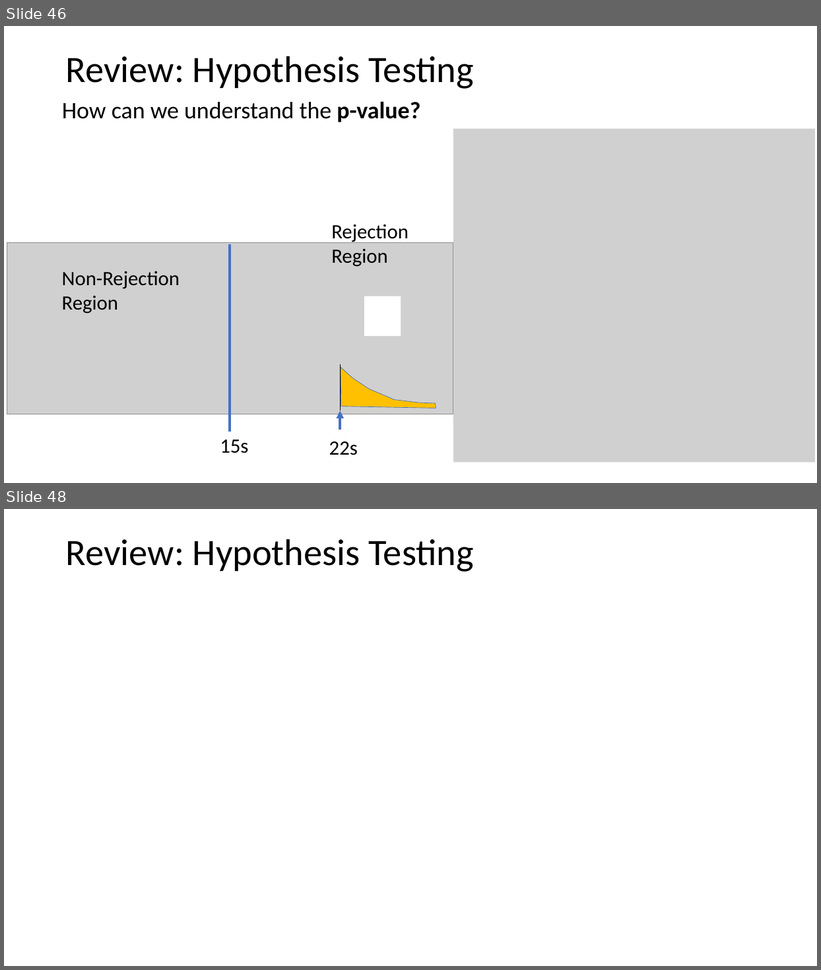
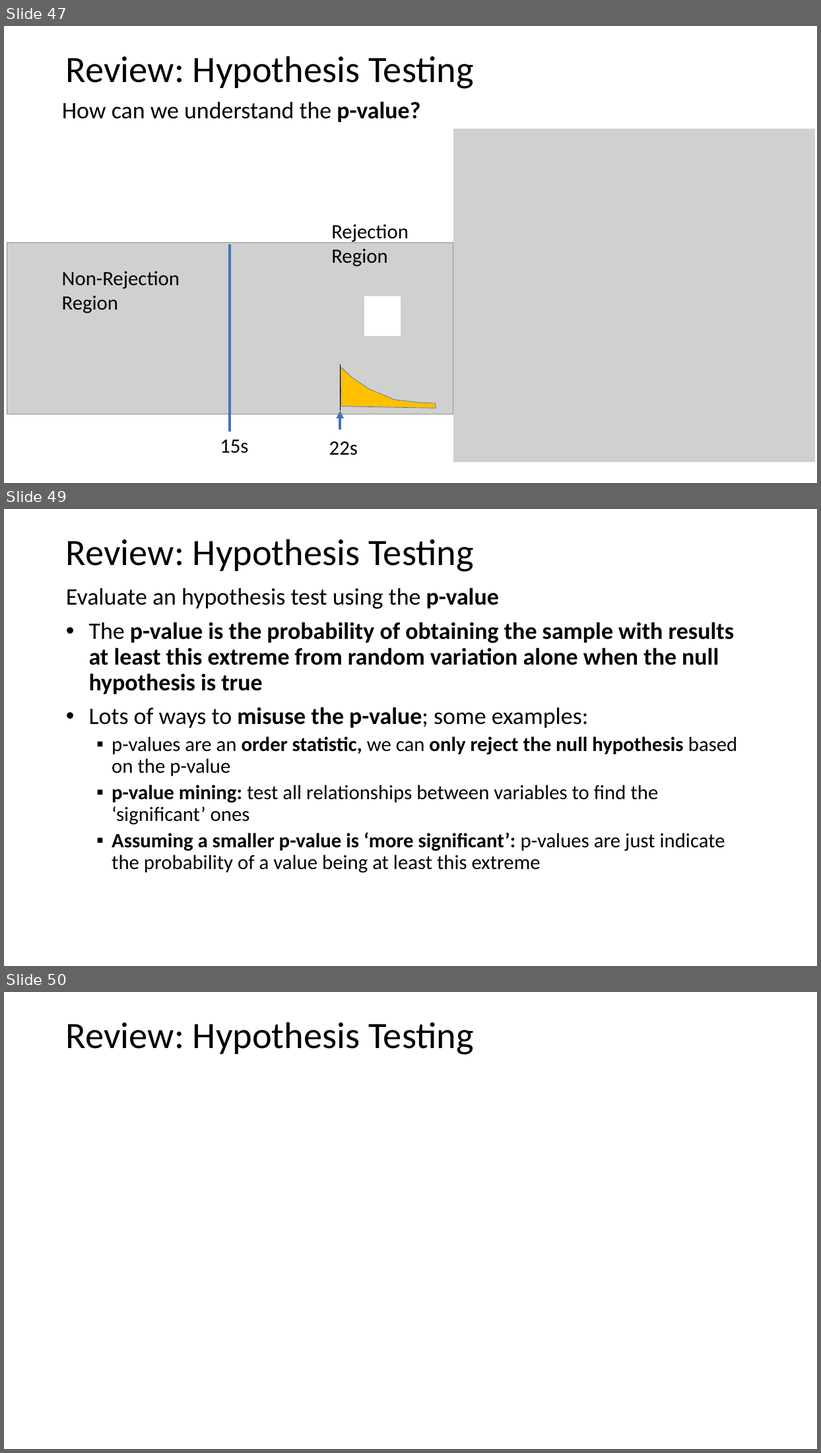
Before and after one commit to tenevian/Harvard-SSP-Data-Mining, a slide deck: slides/1_Introduction.pptx. Shown one above the other, each under a label of ours: slides 46 and 48 before the commit, slides 47, 49 and 50 after it; the slides between them are not shown. The pictures are 821x970 and 821x1453 pixels, drawn with LibreOffice and Linux fonts; fonts in the diff are those of the drawing; grey boxes stand for pictures. Boxes give left, top, right and bottom in pixels: in the first picture for what was removed or moved away, otherwise in the second. Text is boxed around its words. In the diff, an @@ line names an element or a change of style, - is before the commit and + after.

```diff
--- a/slides/1_Introduction.pptx
+++ b/slides/1_Introduction.pptx
@@ slide 49 added at (4, 509, 817, 966), background #FFFFFF @@
@@ text added at (66, 539, 474, 572), 44 pt, text #000000 @@
+Review: Hypothesis Testing
@@ text added at (66, 588, 737, 873), 24 pt, text #000000, bold @@
+Evaluate an hypothesis test using the p-value
+• The p-value is the probability of obtaining the sample with results at least this extreme from random variation alone when the null hypothesis is true
+• Lots of ways to misuse the p-value; some examples:
+  ▪ p-values are an order statistic, we can only reject the null hypothesis based on the p-value
+  ▪ p-value mining: test all relationships between variables to find the ‘significant’ ones
+  ▪ Assuming a smaller p-value is ‘more significant’: p-values are just indicate the probability of a value being at least this extreme
@@ what was slide 46 is now slide 47 @@
@@ what was slide 48 is now slide 50 @@
```
Also in this commit, not shown: 9 slides changed, 1 other slide added.
